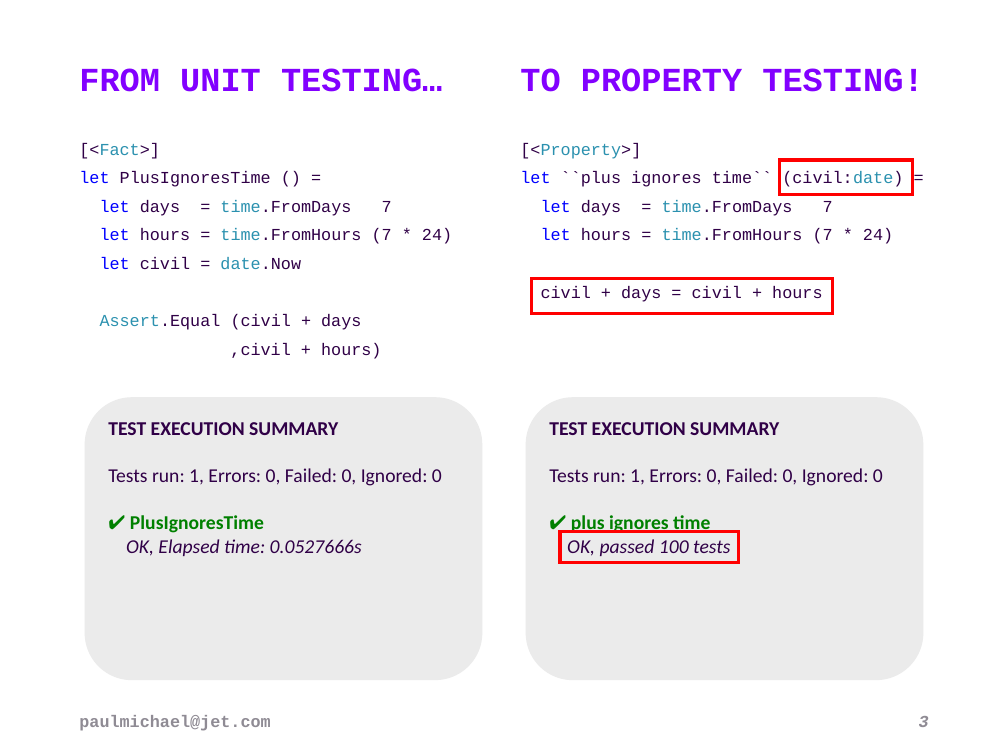
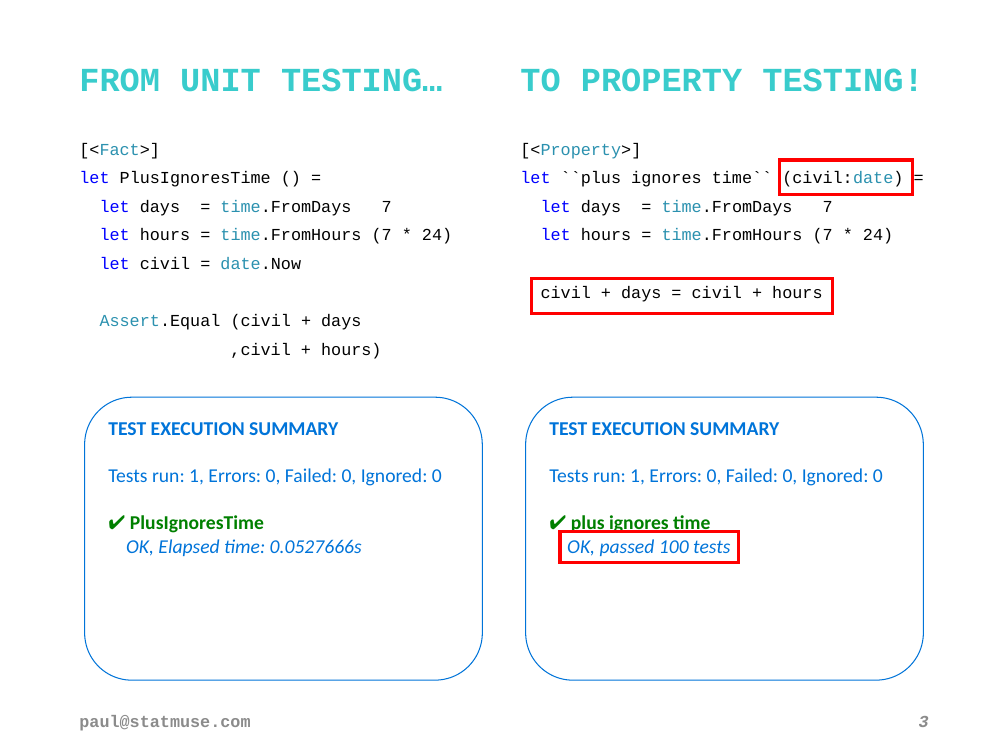
Before and after one commit to pblasucci/quickpbt, a slide deck: slide 3 of quickpbt.pptx. Drawn at 1008x756 pixels with LibreOffice and Linux fonts; fonts in the diff are those of the drawing; background and template pictures are left out. Boxes give left, top, right and bottom in pixels: in the first picture for what was removed or moved away, otherwise in the second. Text is boxed around its words. In the diff, an @@ line names an element or a change of style, - is before the commit and + after.

Commit message:
updated slide deck (statmuse); added pdf version of presentation

```diff
--- a/quickpbt.pptx
+++ b/quickpbt.pptx
@@ text "FROM UNIT TESTING…" at bbox=[79, 68, 442, 92]: text colour #8200FF to #39CCCC @@
@@ title "TO PROPERTY TESTING!" at bbox=[520, 68, 923, 92]: text colour #8200FF to #39CCCC @@
@@ text "[<Fact>]" at bbox=[79, 143, 452, 359]: text colour #300047 to #000000 in "[<Fact>]", "PlusIgnoresTime () =", "days = time.FromDays 7", "hours = time.FromHours (7 * 24)" and 3 more places @@
@@ text "[<Property>]" at bbox=[520, 143, 903, 302]: text colour #300047 to #000000 in "[<Property>]", "``plus ignores time`` (civil:date) =", "days = time.FromDays 7", "hours = time.FromHours (7 * 24)" and 1 more places @@
@@ rounded rectangle "TEST EXECUTION SUMMARY" at bbox=[85, 397, 483, 680]: fill #EBEBEB to none; outline none to #0074D9 0.75 pt @@
@@ rounded rectangle "TEST EXECUTION SUMMARY" at bbox=[525, 397, 923, 680]: fill #EBEBEB to none; outline none to #0074D9 0.75 pt @@
@@ text in rounded rectangle at bbox=[108, 422, 442, 556]: text colour #300047 to #0074D9 in "TEST EXECUTION SUMMARY", "Tests run: 1, Errors: 0, Failed: 0, ...", "OK, Elapsed time: 0.0527666s" @@
@@ text in rounded rectangle at bbox=[549, 422, 883, 556]: text colour #300047 to #0074D9 in "TEST EXECUTION SUMMARY", "Tests run: 1, Errors: 0, Failed: 0, ...", "OK, passed 100 tests" @@
@@ text at bbox=[79, 715, 250, 731]: text changed; text colour #8F8C95 to #8C8C8C @@
-paulmichael@jet.com
+paul@statmuse.com
```
Also in this commit, not shown: 22 other slides changed, 1 other file.
